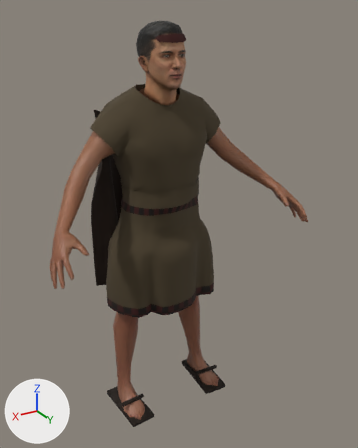
The glTF model campaigns/01_pachacutec/assets/models/pch_npc_authority.glb: old version first, new version second.
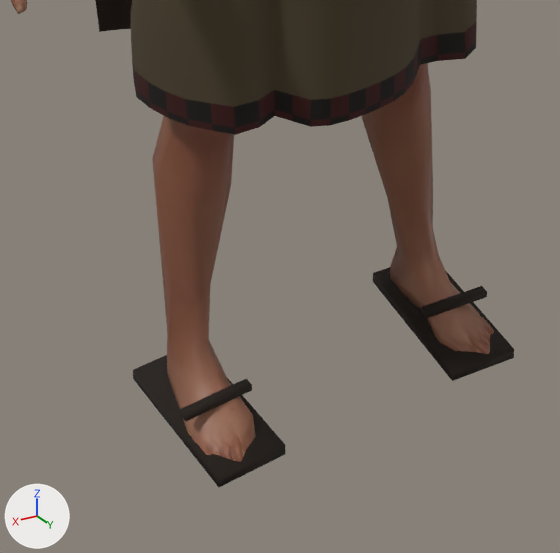
There are two pictures of each version: one whole from a camera (50 mm lens) standing at (0.865, 1.608, 1.568) and looking at (-0.051, 0.081, 0.804), one close up on the part from 18% to 67% of the width and 62% to 100% of the height. The lights are fixed; the arrows at lower left show +X, +Y and +Z. The older version's two pictures come first. Where no turn or scale is listed for an object, it has been applied to the vertices. Vertices at exactly the same position are counted once.

The older version as bpy lines, for what is in view:
```python
me_clothes = bpy.data.meshes.new('clothes')
me_clothes.from_pydata(...)  # 1319 vertices, 2420 faces; spans x -0.258..0.258, y -0.204..0.197, z 0.0..1.326
me_clothes.materials.append(mat_pch_cloth)
me_male1591 = bpy.data.meshes.new('male1591')
me_male1591.from_pydata(...)  # 1075 vertices, 2116 faces; spans x -0.516..0.516, y -0.091..0.34, z 0.0..1.372
me_male1591.materials.append(mat_human_body)  # picture img_middleage_lightskinned_male_diffuse2_png_pch
ob_body = bpy.data.objects.new('body', me_male1591)
ob_body.location = (0.0, 0.0, 0.0)
ob_clothes = bpy.data.objects.new('clothes', me_clothes)
ob_clothes.location = (0.0, 0.0, 0.0)
```
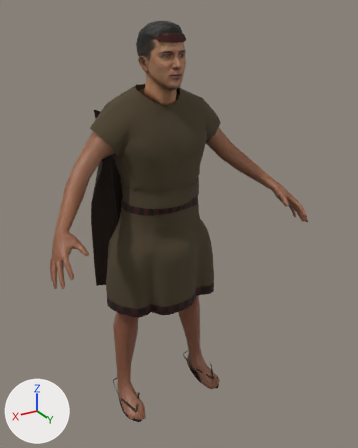
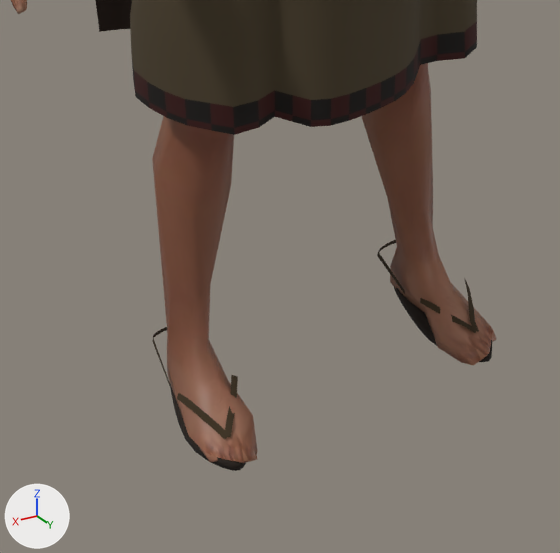
What differs and where, as boxes (x1, y1, x2, y2) in the close-ups (560 x 553 px; the box of a moved part takes in the faces that stretch with it):
'clothes', reshaped: before (95, 0, 514, 487); after (95, 0, 492, 471)
part 1 of me_clothes, rebuilt: before (133, 355, 286, 487); after (170, 384, 246, 471)
part 2 of me_clothes, rebuilt: before (373, 267, 514, 381); after (394, 287, 492, 362)
part 3 of me_clothes, added: after (377, 240, 405, 294)
part 4 of me_clothes, added: after (152, 327, 170, 386)
part 5 of me_clothes, moved or reshaped: (133, 0, 477, 127) in both
part 6 of me_clothes, cut back: before (421, 286, 487, 318); after (420, 278, 479, 333)
part 7 of me_clothes, reshaped: before (180, 379, 252, 421); after (177, 375, 238, 439)

Edits to the bpy script that builds the scene:
```text
Change me_clothes:
    used by ob_clothes; location = (0.0, 0.0, 0.0)
    remove me_clothes.from_pydata(...)  # 1319 vertices, 2420 faces; spans x -0.258..0.258, y -0.204..0.197, z 0.0..1.326
    add me_clothes.from_pydata(...)  # 1475 vertices, 2636 faces; spans x -0.258..0.258, y -0.204..0.197, z 0.001..1.326
    me_clothes part 1: the loose piece of 8 vertices spanning x 0.131..0.246, y -0.053..0.19, z 0.0..0.016 is rebuilt with 48 vertices and now spans x 0.148..0.232, y -0.045..0.178, z 0.001..0.014
    me_clothes part 2: the loose piece of 8 vertices spanning x -0.246..-0.131, y -0.053..0.19, z 0.0..0.016 is rebuilt with 48 vertices and now spans x -0.232..-0.148, y -0.045..0.178, z 0.001..0.014
    me_clothes part 3: a new loose piece of 22 vertices spanning x -0.222..-0.149, y -0.059..0.03, z 0.03..0.059, in mat_pch_cloth
    me_clothes part 4: a new loose piece of 22 vertices spanning x 0.149..0.222, y -0.059..0.03, z 0.03..0.059, in mat_pch_cloth
    me_clothes part 5
    32 vertices in x -0.229..0.165, y 0.045..0.191, z 0.485..0.706 move by (0.0, 0.001, 0.0)
    22 vertices in x -0.09..0.236, y 0.01..0.153, z 0.485..0.674 move by (0.001, 0.0, 0.0)
    12 vertices in x 0.167..0.236, y 0.01..0.148, z 0.485..0.704 move by (0.001, 0.0, 0.001)
    9 vertices in x -0.226..-0.19, y 0.046..0.132, z 0.484..0.643 move by (-0.001, 0.0, 0.0)
    5 vertices in x -0.089..0.1, y 0.148..0.19, z 0.485..0.645 move by (0.0, 0.001, 0.001)
    4 vertices in x 0.111..0.138, y 0.14..0.151, z 0.487..0.557 move by (0.001, 0.001, 0.0)
    43 vertices move from x -0.227..0.224, y 0.046..0.193, z 0.485..0.704 to x -0.228..0.225, y 0.046..0.193, z 0.485..0.705
    me_clothes part 6
    8 vertices are removed from x -0.239..-0.138, y 0.091..0.111, z 0.048..0.058
    12 faces are deleted
    24 vertices are added at x -0.231..-0.148, y 0.068..0.149, z 0.029..0.058
    20 new faces join them
    me_clothes part 7
    8 vertices are removed from x 0.138..0.239, y 0.091..0.111, z 0.048..0.058
    12 faces are deleted
    24 vertices are added at x 0.144..0.231, y 0.068..0.149, z 0.029..0.058
    20 new faces join them
    other edits to the shape of me_clothes do not show in these pictures
```
